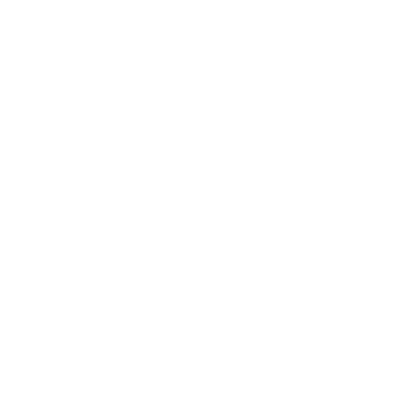
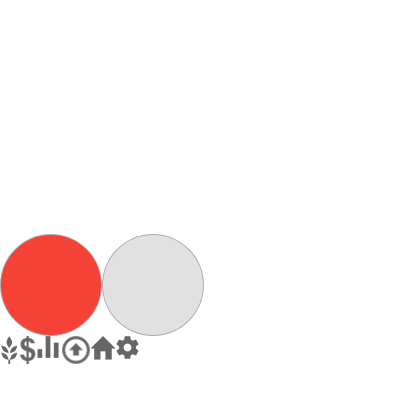
Two versions of the same layered image (400 × 400). Layer-by-layer changes:
added layer "settings" above "home" over [116, 336, 139, 359]
added layer "home" above "arrow-up-bold-circle-outline" over [90, 336, 116, 360]
added layer "arrow-up-bold-circle-outline" above "poll" over [62, 336, 90, 364]
added layer "poll" above "$" over [37, 336, 59, 358]
added layer "$" above "branch" over [20, 336, 36, 364]
added layer "branch" above "Эллипс_3" over [1, 336, 17, 364]
added layer "Эллипс_3" above "Эллипс_1" over [102, 234, 204, 336]
added layer "Эллипс_1" above "vk" over [0, 234, 102, 336]
